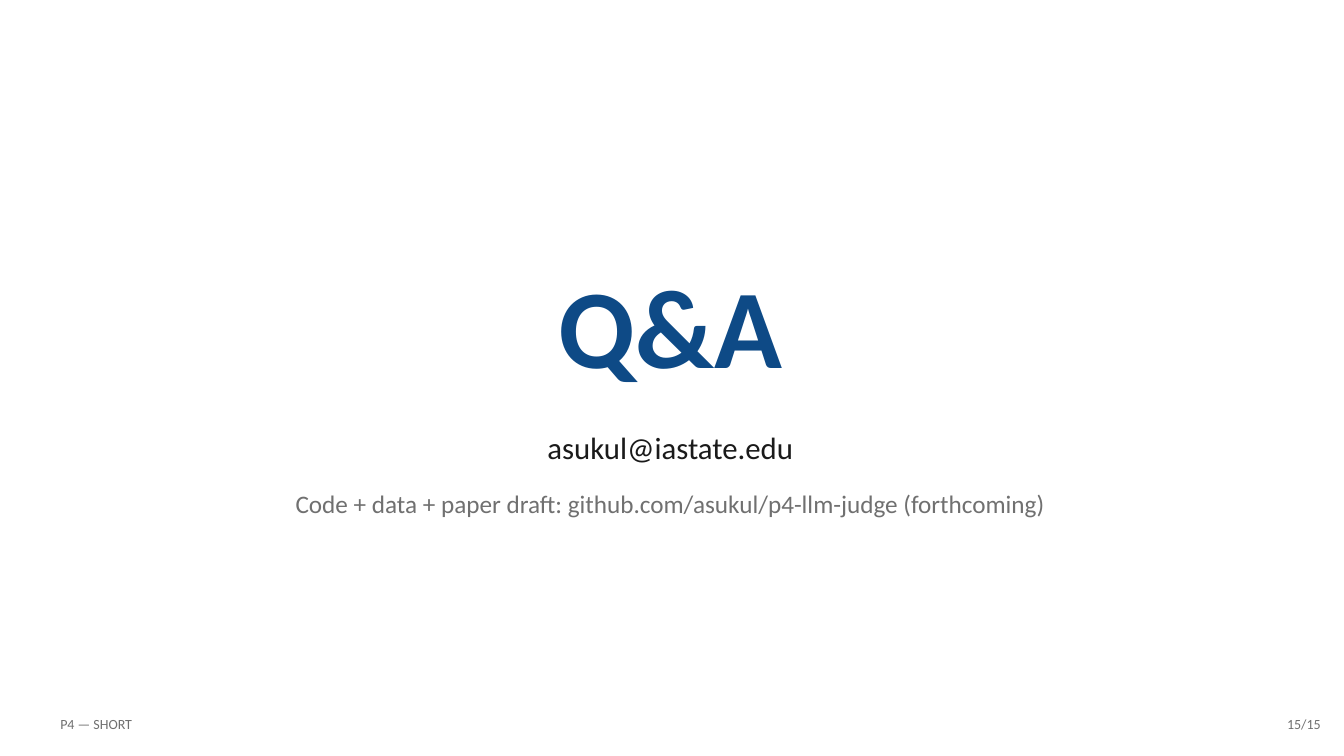
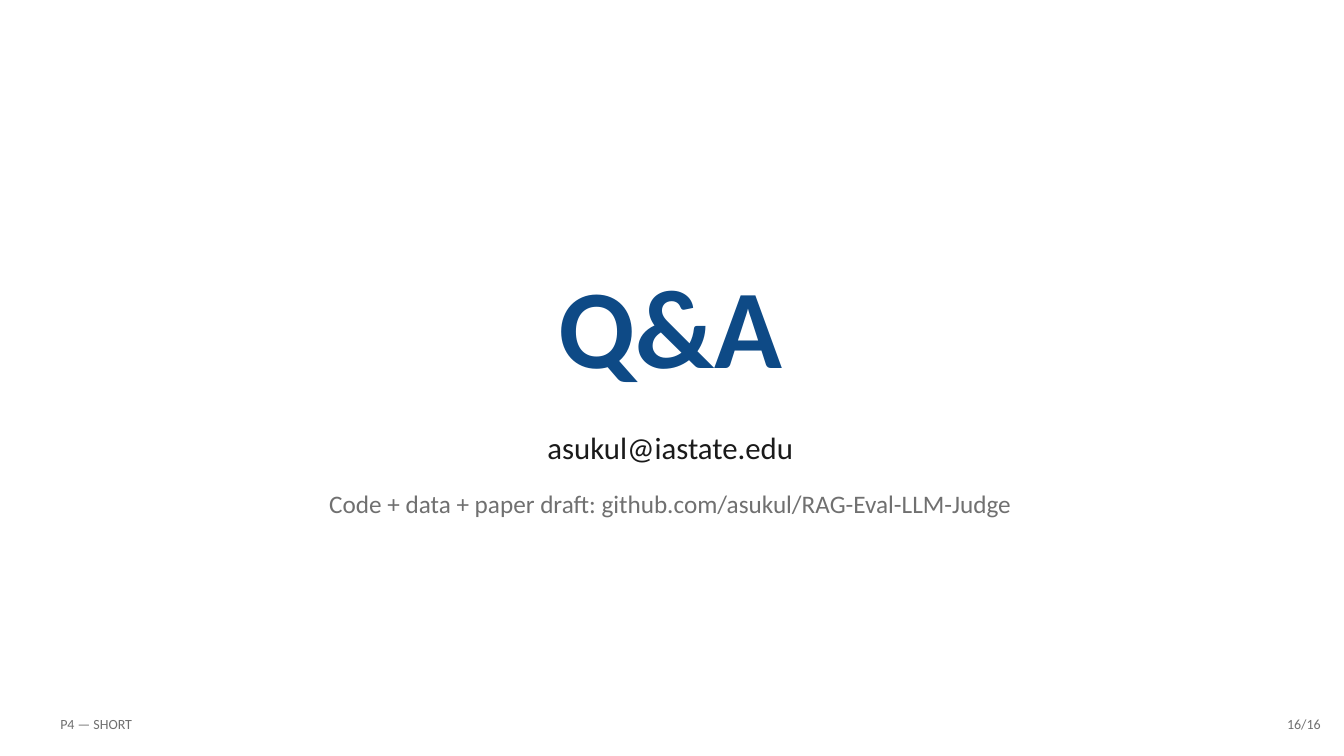
Before and after one commit to asukul/RAG-Eval-LLM-Judge, a slide deck: slide 16 of slides/P4-SHORT.pptx (slide 15 before the commit). Drawn at 1344x756 pixels with LibreOffice and Linux fonts; fonts in the diff are those of the drawing. Boxes give left, top, right and bottom in pixels: in the first picture for what was removed or moved away, otherwise in the second. Text is boxed around its words. In the diff, an @@ line names an element or a change of style, - is before the commit and + after.

Commit message:
Refresh slides + add TREC-COVID slide to both decks
- New slide_trec_covid_results function showing per-judge kappa
  + ensemble for the third validation corpus (currently frontier-7
  numbers; open-weight supplement run is in flight, slide will be
  re-rendered as 9-judge once that merges)
- slide_coverage_finding extended to 3-corpus table (was 2 cols,
  now adds TREC-COVID column with frontier-7 coverage data)
- Both decks regenerated:
    P4-SHORT: 15 -> 16 slides
    P4-LONG : 32 -> 33 slides
- SLIDES_REFERENCE.md updated:
    Section 1: deck slide counts
    Section 2: slide-by-slide map (added trec-covid entries in
               both SHORT and LONG)
    Section 3: TREC-COVID headline numbers added under External
               validation section

```diff
--- a/slides/P4-SHORT.pptx
+++ b/slides/P4-SHORT.pptx
@@ text at (329, 495, 1011, 518): text changed @@
-Code + data + paper draft: github.com/asukul/p4-llm-judge (forthcoming)
+Code + data + paper draft: github.com/asukul/RAG-Eval-LLM-Judge
@@ text at (1287, 719, 1321, 730): text changed @@
-15/15
+16/16
```
Also in this commit, not shown: 14 other slides changed, 1 slide added, 3 other files.
